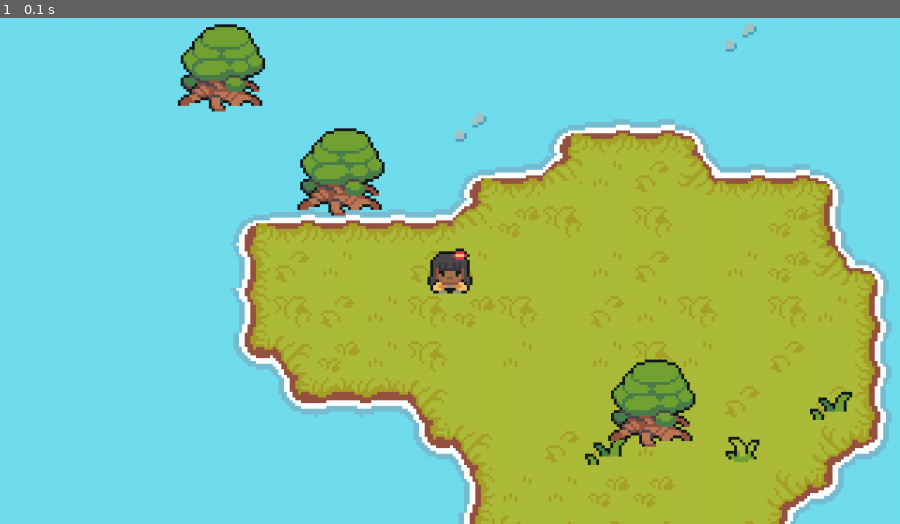
Above: before the commit, frame 1.
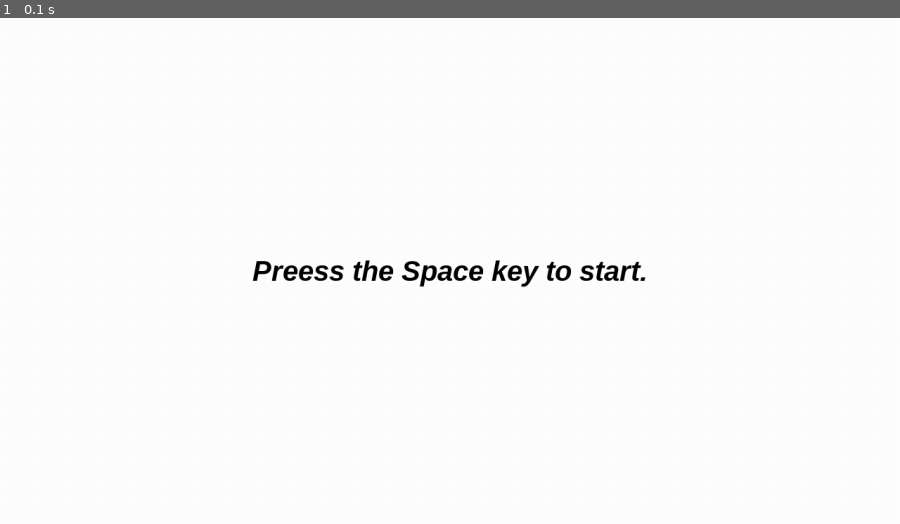
Above: after the commit, the same moment.

Repository: Srat00/PyGameProject
Game: pygame game, started from pyGameSurvival.py
The game is run twice, just before and just after one commit, with the same random seed, the same clock (stepped at 60 frames per second) and the same inputs.
Inputs:
- Up to frame 1 (0.1 s): no input

The runs differ from the first frame. In frame 1, 98% of the frame differs, in the area x 0-100%, y 0-100%.

Commit message:
시작화면

Diff:
--- a/pyGameSurvival.py
+++ b/pyGameSurvival.py
@@ -51,7 +51,7 @@
 		# 키보드 입력에 따라 방향을 설정한다.
 		# 방향은 벡터로 표현한다. direction과 speed를 곱연산하여 최종 이동 속도를 구한다.
 		if keys[pygame.K_UP] or keys[pygame.K_w]:
-			if self.rect.center[1] < 0:     #y좌표가 0보다 작으면(위로 나가려고 하면)  y의 방향값을 0으로 바꿔
+			if self.rect.center[1] < 0:	 #y좌표가 0보다 작으면(위로 나가려고 하면)y의 방향값을 0으로 바꿔
 				self.direction.y = 0		#update함수의 self.rect.center += self.direction * self.speed 계산에서 y값이 0이 된다.
 			else:
 				self.direction.y = -1 		#그렇지 않을 때는 전의 코드와 같음
@@ -157,8 +157,8 @@
 		self.camera_borders = {'left': 500, 'right': 500, 'top': 300, 'bottom': 300}
 		l = self.camera_borders['left']
 		t = self.camera_borders['top']
-		w = self.display_surface.get_size()[0]  - (self.camera_borders['left'] + self.camera_borders['right'])
-		h = self.display_surface.get_size()[1]  - (self.camera_borders['top'] + self.camera_borders['bottom'])
+		w = self.display_surface.get_size()[0]- (self.camera_borders['left'] + self.camera_borders['right'])
+		h = self.display_surface.get_size()[1]- (self.camera_borders['top'] + self.camera_borders['bottom'])
 		self.camera_rect = pygame.Rect(l,t,w,h)
 
 		# 배경 설정
@@ -287,9 +287,34 @@
 
 		self.display_surface.blit(scaled_surf,scaled_rect) # 최종 업데이트 된 정보를 화면에 그림
 
+def game_start():
+
+	start_screen = pygame.display.set_mode((SCREEN_WIDTH, SCREEN_HEIGHT))
+	pygame.font.init()
+	start_font = pygame.font.SysFont('Sans', 40, True, True)
+	start_message = 'Preess the Space key to start.'
+	start_message_object = start_font.render(start_message, True, (0,0,0))
+	start_message_rect = start_message_object.get_rect()
+	start_message_rect.center = (SCREEN_WIDTH/2, SCREEN_HEIGHT/2)
+
+	while True:
+		for event in pygame.event.get():
+			# 종료 조건
+			if event.type == pygame.QUIT:
+				pygame.quit()
+				sys.exit()
+			if event.type == pygame.KEYDOWN and event.key == pygame.K_SPACE:
+				return
+		start_screen.fill((255,255,255))
+		start_screen.blit(start_message_object, start_message_rect)
+		pygame.display.update()
+
 #====================================================================================================
 # 구동부
 #====================================================================================================
+
+game_start()
+
 pygame.init()
 screen = pygame.display.set_mode((1280,720)) # 화면 설정
 clock = pygame.time.Clock()
@@ -331,9 +356,8 @@
 		# 마우스 휠로 줌 조작
 		#if event.type == pygame.MOUSEWHEEL:
 		#	camera_group.zoom_scale += event.y * 0.03
-
 	# 적군 처리
-		for i in range(EnemyCount):
+	for i in range(EnemyCount):
 			#플레이어와 충돌 처리
 			if EnemyList[i].rect.colliderect(player.rect):
 				EnemyList[i].collision()
@@ -342,9 +366,9 @@
 				EnemyList[i].collision()
 
 		# 마우스 왼쪽 버튼으로 총알 발사
-		if event.type == pygame.MOUSEBUTTONDOWN:
-			if event.button == 1:
-				player.fire()
+	if event.type == pygame.MOUSEBUTTONDOWN:
+		if event.button == 1:
+			player.fire()
 
 
 	# 객체 업데이트
